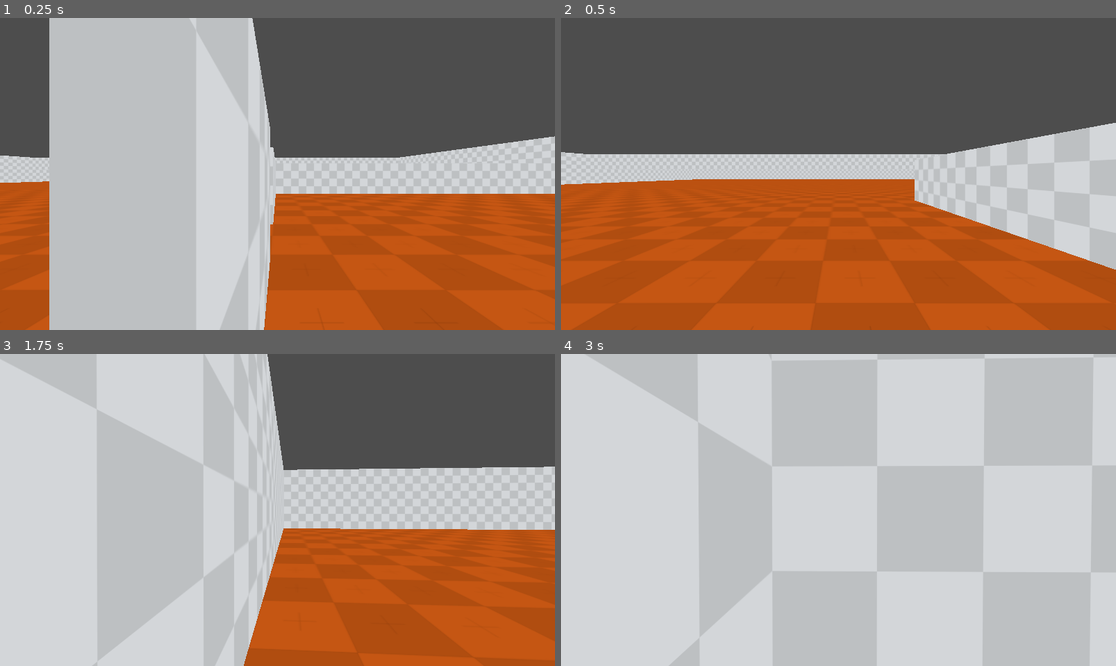
Above: before the commit, frames 1-4 (two rows, left to right).
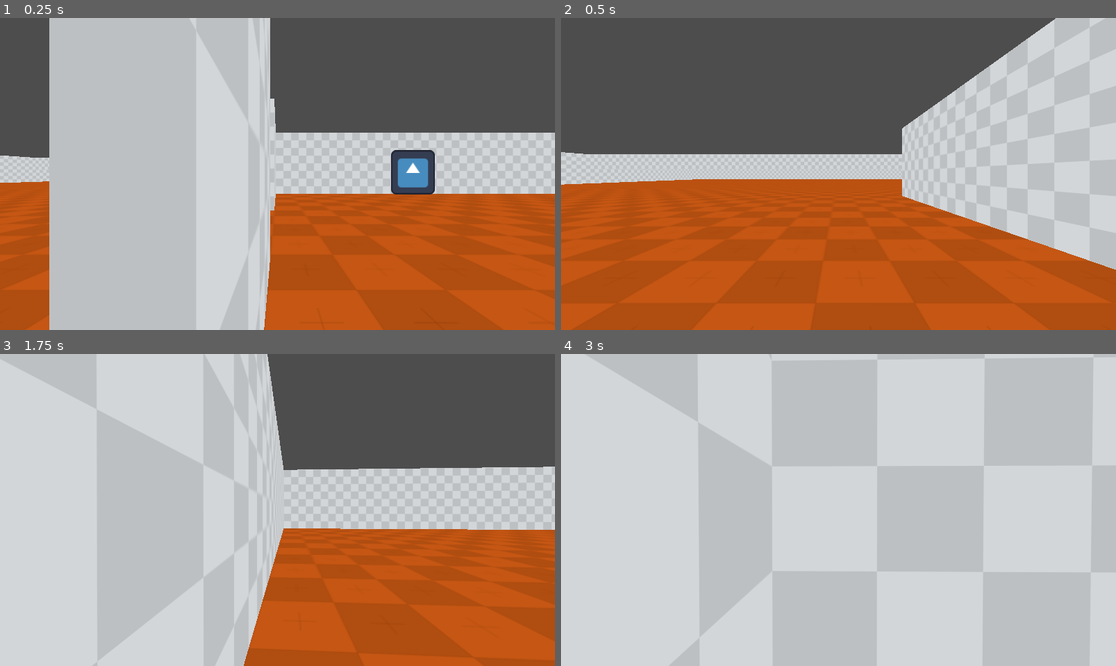
Above: after the commit, the same moments.

Repository: dr9in9an9/Escape-JCole-Game
Game: Godot game, scene res://Level.tscn
Two runs of this game, one before a commit and one after it. Both use one fixed random seed, a clock stepped at 60 frames per second and the inputs below. The engine's default icon, where the game draws it, is replaced by a stand-in: a white triangle on a blue panel in a dark square.
Inputs (mouse positions are in pixels of both pictures, inside the frame that each line leads up to):
- Up to frame 1 (0.25 s): no input
- Up to frame 2 (0.5 s): no input
- Up to frame 3 (1.75 s): move the mouse to (305, 510) at 0.52 s; hold W (forward) from 0.53 s (still down); move the mouse to (249, 510) at 1.27 s
- Up to frame 4 (3 s): keep holding W (forward); move the mouse to (849, 503) at 2.02 s; tap Enter at 2.75 s; move the mouse to (832, 516) at 2.77 s

The runs differ from the first frame. In frame 1, 4.7% of the frame differs, in the area x 45-100%, y 0-67%; in frame 2, 10%, in the area x 61-100%, y 0-59%; in frame 3, less than 0.1%; in frame 4, less than 0.1%.

Commit message:
Got pathfinding working

Diff:
--- a/JCole.gd
+++ b/JCole.gd
@@ -15,10 +15,10 @@
 	right = right.normalized()
 
 	if path.size() > 0:
-		var top = path.get(0)
+		var top = path.get(0) + Vector2(0.5, 0.5)
 		while path.size() > 0 and top.distance_to(Vector2(position.x, position.z)) < 0.1:
 			path.remove_at(0)
-			top = path.get(0)
+			top = path.get(0) + Vector2(0.5, 0.5)
 		move_delta = (Vector3(top.x, 0, top.y) - position)
 		move_delta.y = 0
 		move_delta = move_delta.normalized() * MOVE_SPEED
@@ -27,7 +27,9 @@
 	move_and_slide()
 
 func _on_timer_timeout():
+	path.clear()
 	path = Level.astar.get_point_path(Vector2i(position.x, position.z), Vector2i(Level.player.position.x, Level.player.position.z))
-	if path.get(0).distance_to(Vector2i(position.x, position.z)) < 0.25:
-		path.remove_at(0)
+	#if (path.get(0) + Vector2(0.5, 0.5)).distance_to(Vector2i(position.x, position.z)) < 0.25:
+	path.remove_at(0)
+	path.remove_at(1)
 	print(path.size())
--- a/JCole.tscn
+++ b/JCole.tscn
@@ -1,9 +1,10 @@
 [gd_scene format=3 uid="uid://dbr06vac4oe7a"]
 
 [ext_resource type="Texture2D" uid="uid://dowi2adnqwffp" path="res://icon.svg" id="1_jbdml"]
-[ext_resource type="Script" path="res://JCole.gd" id="1_ypquy"]
+[ext_resource type="Script" uid="uid://bt7rivpoqigg2" path="res://JCole.gd" id="1_ypquy"]
 
 [sub_resource type="BoxShape3D" id="BoxShape3D_ypquy"]
+size = Vector3(0.25, 1, 0.25)
 
 [node name="JCole" type="CharacterBody3D" unique_id=883560597]
 script = ExtResource("1_ypquy")
--- a/Level.gd
+++ b/Level.gd
@@ -9,23 +9,38 @@
 
 func _ready():
 	astar = AStarGrid2D.new()
-	astar.region = Rect2i(-grid_width, -grid_height, grid_width, grid_height)
+	astar.region = Rect2i(-grid_width, -grid_height, grid_width*2, grid_height*2)
 	astar.cell_size = Vector2(1, 1)
 	astar.diagonal_mode = AStarGrid2D.DIAGONAL_MODE_ONLY_IF_NO_OBSTACLES
 
 	astar.update()
 
 	for wall in $Walls.get_children():
+		if wall.position.y != 1:
+			continue
 		var wall_width = wall.scale.x;
 		var wall_height = wall.scale.z;
 
-		var left = wall.position.x - wall_width * 0.5
-		var right = wall.position.x + wall_width * 0.5
-		var top = wall.position.z - wall_height * 0.5
-		var bottom = wall.position.z + wall_height * 0.5
-		var region = Rect2i(floor(left), ceil(right), floor(top), ceil(bottom))
-
+		var left = floor(wall.position.z - 0.5 - wall_width * 0.5)
+		var right = ceil(wall.position.z - 0.5 + wall_width * 0.5)
+		var top = floor(wall.position.x - 0.5 - wall_height * 0.5)
+		var bottom = ceil(wall.position.x - 0.5 + wall_height * 0.5)
+		var region = Rect2i(left, right - left + 1, top, bottom - top + 1)
+		#var region = get_wall_rect(wall)
+		#print(region)
+		#
 		astar.fill_solid_region(region, true)
 
 	#$Player.player_path = Level.astar.get_point_path(Vector2i($Player.position.x, $Player.position.z), Vector2i(5, 2))
 	#print($Player.player_path.size())
+
+func get_wall_rect(wall: Node3D) -> Rect2i:
+	var size = Vector2i(wall.scale.x, wall.scale.z)
+	var center := Vector2(wall.global_position.x - 0.5, wall.global_position.z - 0.5)
+
+	var top_left := Vector2i(
+		center.x - int(floor(size.x / 2.0)),
+		center.y - int(floor(size.y / 2.0))
+	)
+
+	return Rect2i(top_left, size)
--- a/Level.tscn
+++ b/Level.tscn
@@ -13,16 +13,16 @@
 [node name="Walls" type="Node3D" parent="." unique_id=1243471045]
 
 [node name="stWhite" parent="Walls" unique_id=309916437 instance=ExtResource("2_t7iv1")]
-transform = Transform3D(1, 0, 0, 0, 1, 0, 0, 0, 5, 8.5, 0.5, 0.5)
+transform = Transform3D(1, 0, 0, 0, 2, 0, 0, 0, 5, 8.5, 1, -0.5)
 
 [node name="stWhite8" parent="Walls" unique_id=222382874 instance=ExtResource("2_t7iv1")]
-transform = Transform3D(1, 0, 0, 0, 1, 0, 0, 0, 5, 8.5, 0.5, 6.5)
+transform = Transform3D(1, 0, 0, 0, 2, 0, 0, 0, 5, 8.5, 1, 6.5)
 
 [node name="stWhite2" parent="Walls" unique_id=986547250 instance=ExtResource("2_t7iv1")]
 transform = Transform3D(30, 0, 0, 0, 2, 0, 0, 0, 1, 4, 1, 9.5)
 
 [node name="stWhite6" parent="Walls" unique_id=1079384827 instance=ExtResource("2_t7iv1")]
-transform = Transform3D(10, 0, 0, 0, 1, 0, 0, 0, 1, 14, 0.5, -1.5)
+transform = Transform3D(10, 0, 0, 0, 2, 0, 0, 0, 1, 14, 1, -1.5)
 
 [node name="stWhite5" parent="Walls" unique_id=307880289 instance=ExtResource("2_t7iv1")]
 transform = Transform3D(30, 0, 0, 0, 2, 0, 0, 0, 1, 4, 1, -21.5)
@@ -46,4 +46,4 @@
 transform = Transform3D(1, 0, 0, 0, 1, 0, 0, 0, 1, 14, 0, 7)
 
 [node name="JCole" parent="." unique_id=883560597 instance=ExtResource("6_m3clv")]
-transform = Transform3D(1, 0, 0, 0, 1, 0, 0, 0, 1, 4, 0, -7)
+transform = Transform3D(1, 0, 0, 0, 1, 0, 0, 0, 1, 13, 0, 3)
